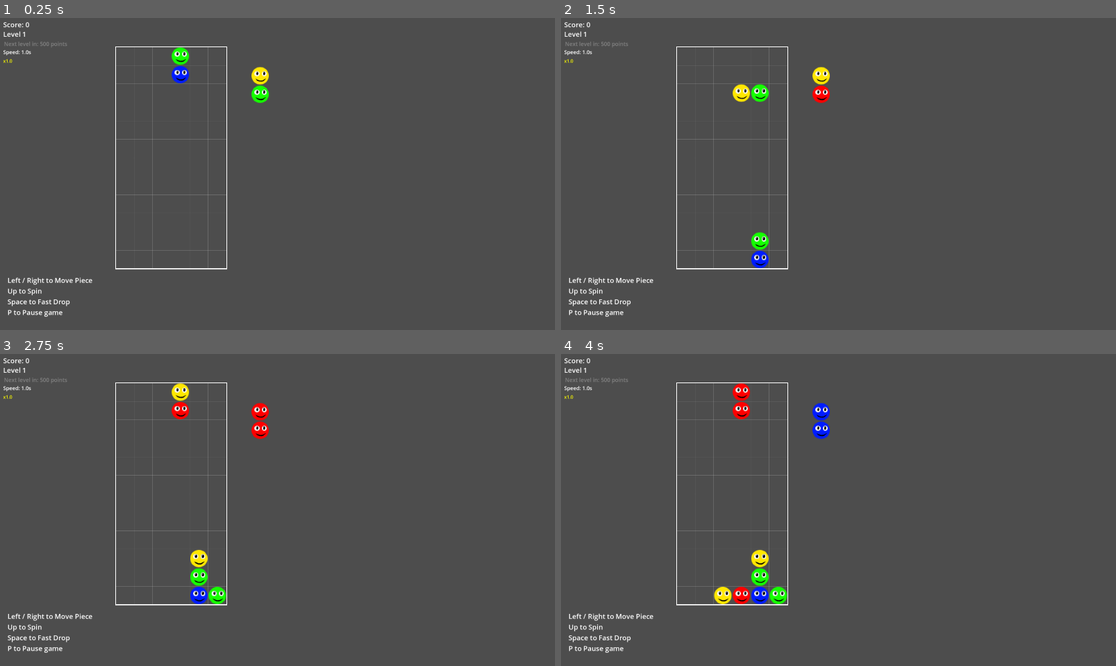
Above: before the commit, frames 1-4 (two rows, left to right).
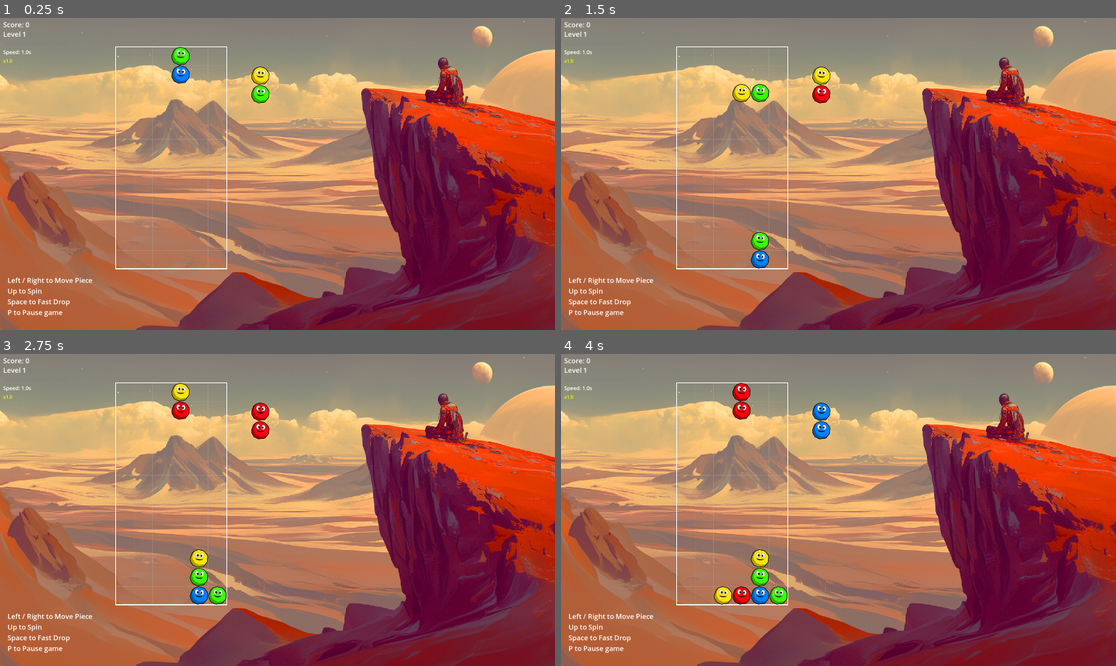
Above: after the commit, the same moments.

Repository: csmallfield/PuyoPuyo
Game: Godot game, scene res://scenes/Main.tscn
Same seed, same stepped clock (60 frames per second), same inputs: the game is played once before the commit and once after it. The engine's default icon, where the game draws it, is replaced by a stand-in: a white triangle on a blue panel in a dark square.
Inputs:
- Up to frame 1 (0.25 s): no input
- Up to frame 2 (1.5 s): tap Enter at 0.5 s; hold Right (move_right) 0.53-1.28 s; hold Space (fast_drop) 0.53-1.28 s; tap R (restart) at 1.25 s; hold Down (move_down) from 1.28 s (still down); tap Up (rotate_piece) at 1.35 s
- Up to frame 3 (2.75 s): tap R (restart) at 2 s; release Down (move_down) at 2.03 s; hold Right (move_right) from 2.03 s (still down); hold Space (fast_drop) from 2.03 s (still down)
- Up to frame 4 (4 s): tap R (restart) at 2.75, 3.5 s; release Space (fast_drop) at 2.78 s; tap Up (rotate_piece) at 2.85 s; release Right (move_right) at 3.53 s; hold Left (move_left) from 3.53 s (still down); hold Space (fast_drop) from 3.53 s (still down)

The runs differ from the first frame. In frame 1, 99% of the frame differs, in the area x 0-100%, y 0-100%; in frame 2, 99%; in frame 3, 99%; in frame 4, 99%.

Commit message:
Improved graphics added BG
needed to rework graphics to fit new native size

Diff:
--- a/puyopuyo_prototype/scenes/Main.tscn
+++ b/puyopuyo_prototype/scenes/Main.tscn
@@ -1,7 +1,8 @@
-[gd_scene load_steps=3 format=3 uid="uid://cd5kkia84y51d"]
+[gd_scene load_steps=4 format=3 uid="uid://cd5kkia84y51d"]
 
 [ext_resource type="Script" uid="uid://boafdoprtonhb" path="res://scripts/Main.gd" id="1_rvslj"]
 [ext_resource type="PackedScene" uid="uid://bs77laa4v6qp2" path="res://scenes/Grid.tscn" id="2_0bbpv"]
+[ext_resource type="Texture2D" uid="uid://dqh8ch5ol3071" path="res://assets/bg_temp.png" id="3_0bbpv"]
 
 [node name="Main" type="Control"]
 process_mode = 3
@@ -151,3 +152,8 @@
 Up to Spin
 Space to Fast Drop
 P to Pause game"
+
+[node name="Sprite2D" type="Sprite2D" parent="."]
+z_index = -100
+position = Vector2(960, 540)
+texture = ExtResource("3_0bbpv")
Binary file added: puyopuyo_prototype/assets/bg_temp.png
Not shown, added: puyopuyo_prototype/assets/bg_temp.png.import
Binary file changed: puyopuyo_prototype/assets/blue_piece.png
Binary file changed: puyopuyo_prototype/assets/bomb_piece.png
Binary file changed: puyopuyo_prototype/assets/bubble_piece.png
Binary file changed: puyopuyo_prototype/assets/green_piece.png
Binary file changed: puyopuyo_prototype/assets/red_piece.png
Binary file changed: puyopuyo_prototype/assets/yellow_piece.png
